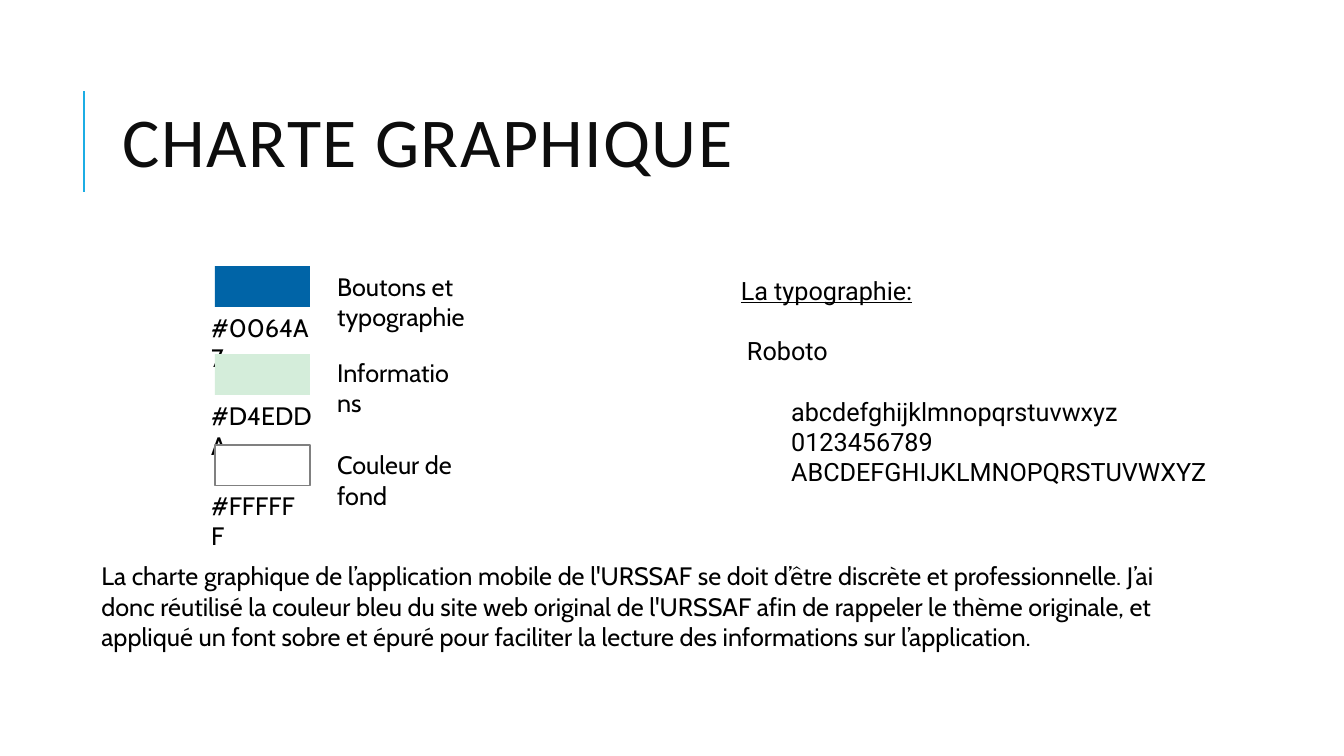
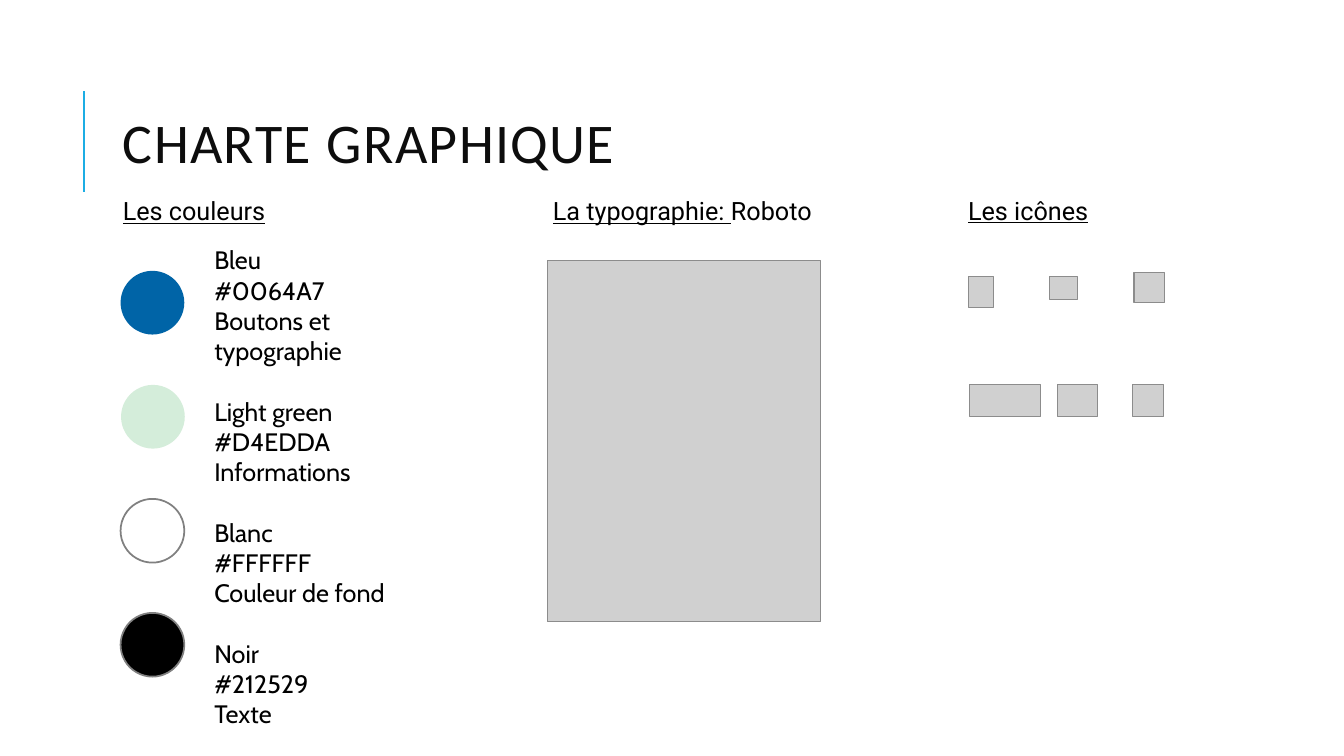
Before and after one commit to AmauryDoux/UrssaffMobile, a slide deck: slide 9 of AmauryDoux-UrssafMobile presentation.pptx (slide 11 before the commit). Drawn at 1344x756 pixels with LibreOffice and Linux fonts; fonts in the diff are those of the drawing; grey boxes stand for pictures. Boxes give left, top, right and bottom in pixels: in the first picture for what was removed or moved away, otherwise in the second. Text is boxed around its words. In the diff, an @@ line names an element or a change of style, - is before the commit and + after.

```diff
--- a/AmauryDoux-UrssafMobile presentation.pptx
+++ b/AmauryDoux-UrssafMobile presentation.pptx
@@ title "CHARTE GRAPHIQUE" at (x1=123, y1=126, x2=614, y2=171): size 50 to 40 pt @@
@@ text added at (x1=123, y1=201, x2=265, y2=224), 18 pt, text #000000, underline @@
+Les couleurs
@@ text at (x1=553, y1=201, x2=812, y2=226): text changed @@
-La typographie:
-Roboto
-abcdefghijklmnopqrstuvwxyz
-0123456789
-ABCDEFGHIJKLMNOPQRSTUVWXYZ
+La typographie: Roboto
@@ text added at (x1=968, y1=201, x2=1088, y2=223), 18 pt, text #000000, underline @@
+Les icônes
@@ text "Bleu" moved from (x1=337, y1=278, x2=465, y2=332) to (x1=214, y1=250, x2=385, y2=694) @@
@@ text at (x1=214, y1=250, x2=324, y2=301): paragraphs added @@
+Bleu
+#0064A7
@@ picture added at (x1=547, y1=260, x2=821, y2=622) @@
@@ ellipse resized from (x1=215, y1=266, x2=310, y2=307) to (x1=121, y1=271, x2=185, y2=335) @@
@@ picture added at (x1=969, y1=277, x2=994, y2=308) @@
@@ picture added at (x1=1051, y1=277, x2=1079, y2=299) @@
@@ picture added at (x1=1134, y1=272, x2=1165, y2=302) @@
@@ text removed at (x1=202, y1=308, x2=325, y2=348) @@
-#0064A7
@@ text removed at (x1=328, y1=352, x2=471, y2=392) @@
-Informations
@@ ellipse resized from (x1=215, y1=354, x2=310, y2=394) to (x1=121, y1=385, x2=185, y2=449) @@
@@ picture added at (x1=969, y1=385, x2=1041, y2=416) @@
@@ picture added at (x1=1059, y1=385, x2=1099, y2=416) @@
@@ picture added at (x1=1133, y1=385, x2=1165, y2=416) @@
@@ text removed at (x1=202, y1=395, x2=325, y2=436) @@
-#D4EDDA
@@ text at (x1=214, y1=402, x2=385, y2=694): paragraphs added @@
+Light green
+#D4EDDA
+Informations
+Blanc
+#FFFFFF
+Couleur de fond
+Noir
+#212529
+Texte
@@ text removed at (x1=337, y1=455, x2=452, y2=506) @@
-Couleur de fond
@@ rectangle to ellipse in 3 elements at (x1=121, y1=271, x2=185, y2=335), (x1=121, y1=385, x2=185, y2=449), (x1=121, y1=499, x2=185, y2=563) @@
@@ ellipse resized from (x1=215, y1=445, x2=310, y2=485) to (x1=121, y1=499, x2=185, y2=563) @@
@@ text removed at (x1=202, y1=486, x2=306, y2=526) @@
-#FFFFFF
@@ text removed at (x1=101, y1=566, x2=1153, y2=652) @@
-La charte graphique de l’application mobile de l'URSSAF se doit d’être discrète et professionnelle. J’ai donc réutilisé la couleur bleu du site web original de l'URSSAF afin de rappeler le thème originale, et appliqué un font sobre et épuré pour faciliter la lecture des informations sur l’application.
@@ ellipse added at (x1=121, y1=613, x2=185, y2=677), fill #000000, outline #808080 1.25 pt @@
```
Also in this commit, not shown: 6 other slides changed, 4 slides added, 5 slides removed.
